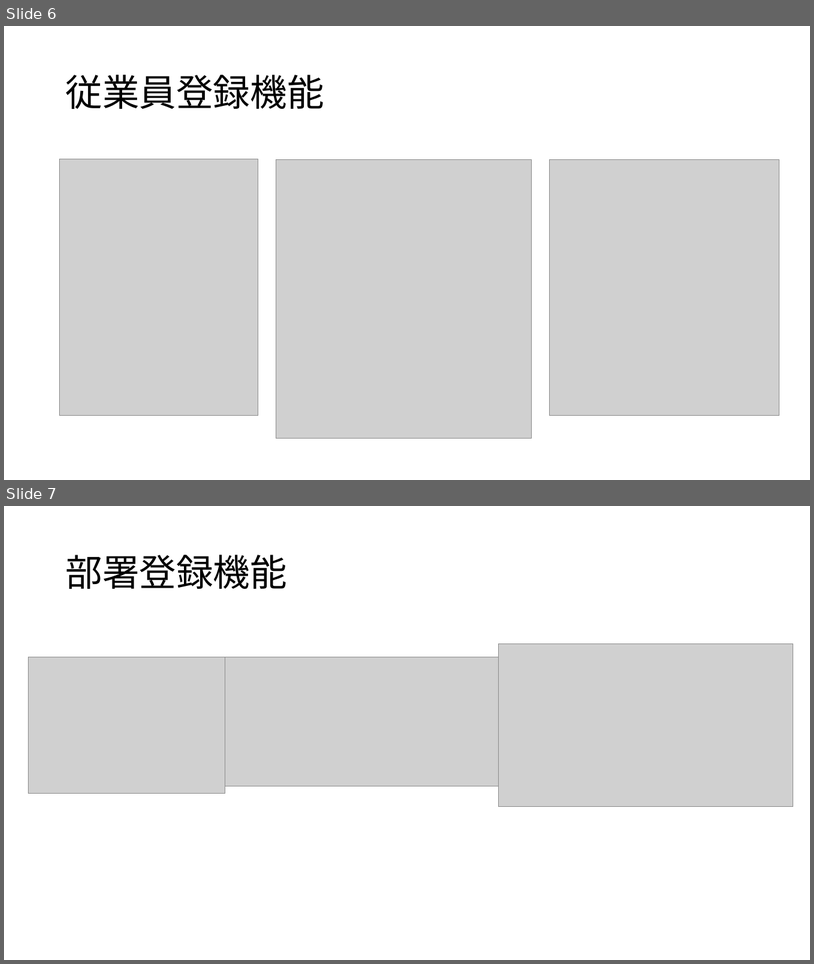
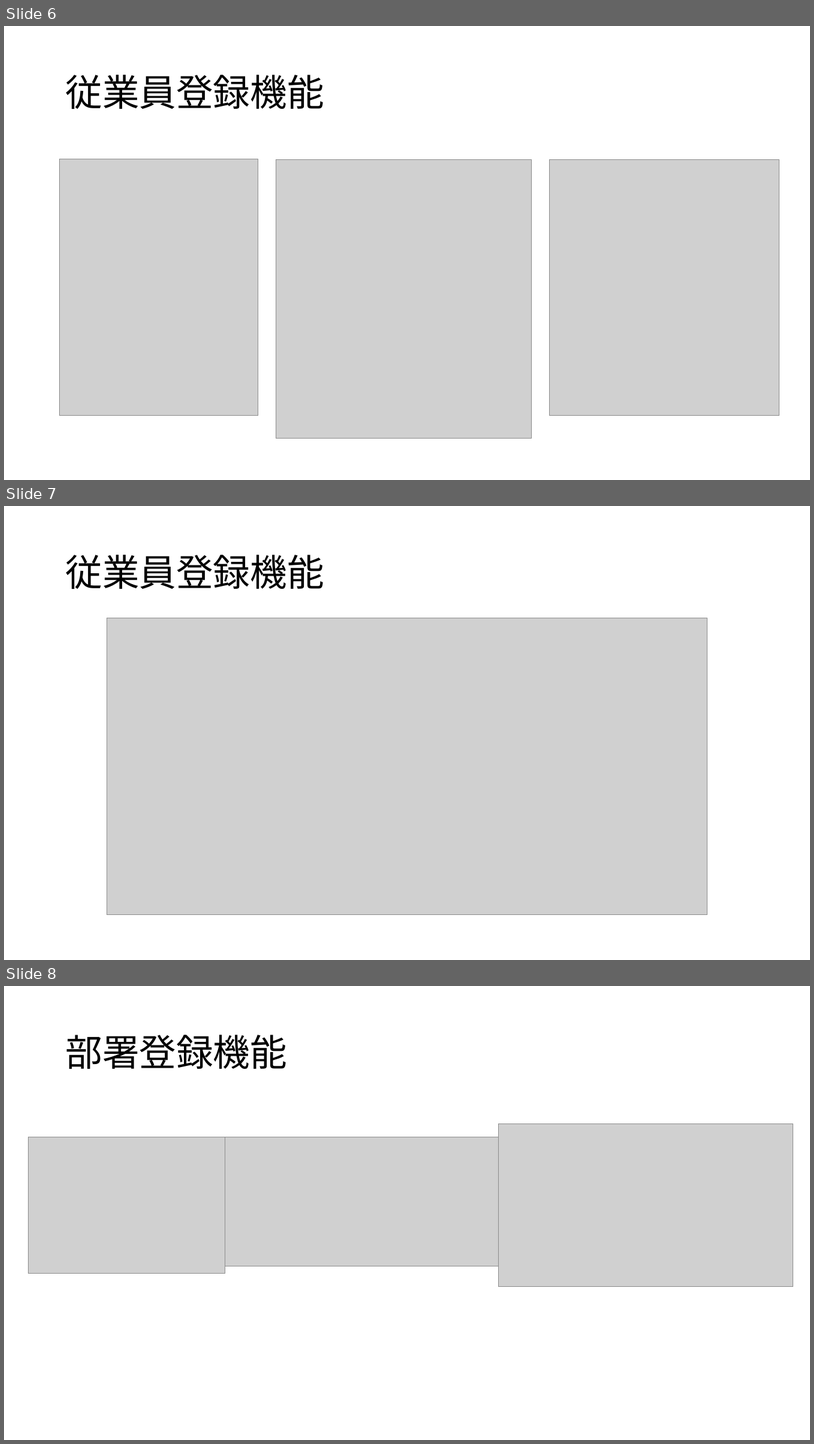
Before and after one commit to polyester24/csharp_training_202605, a slide deck: docs/04_presentation/開発演習報告.pptx. Shown one above the other, each under a label of ours: slides 6 and 7 before the commit, slides 6, 7 and 8 after it. The pictures are 814x964 and 814x1444 pixels, drawn with LibreOffice and Linux fonts; fonts in the diff are those of the drawing; grey boxes stand for pictures. Boxes give left, top, right and bottom in pixels: in the first picture for what was removed or moved away, otherwise in the second. Text is boxed around its words. In the diff, an @@ line names an element or a change of style, - is before the commit and + after.

```diff
--- a/docs/04_presentation/開発演習報告.pptx
+++ b/docs/04_presentation/開発演習報告.pptx
@@ slide 7 added at [4, 506, 810, 960], background #FFFFFF @@
@@ title added at [65, 555, 324, 589], 44 pt, text #000000 @@
+従業員登録機能
@@ picture added at [107, 618, 708, 915] @@
@@ what was slide 7 is now slide 8 @@
```
Also in this commit, not shown: 1 other slide added, 9 other files.
